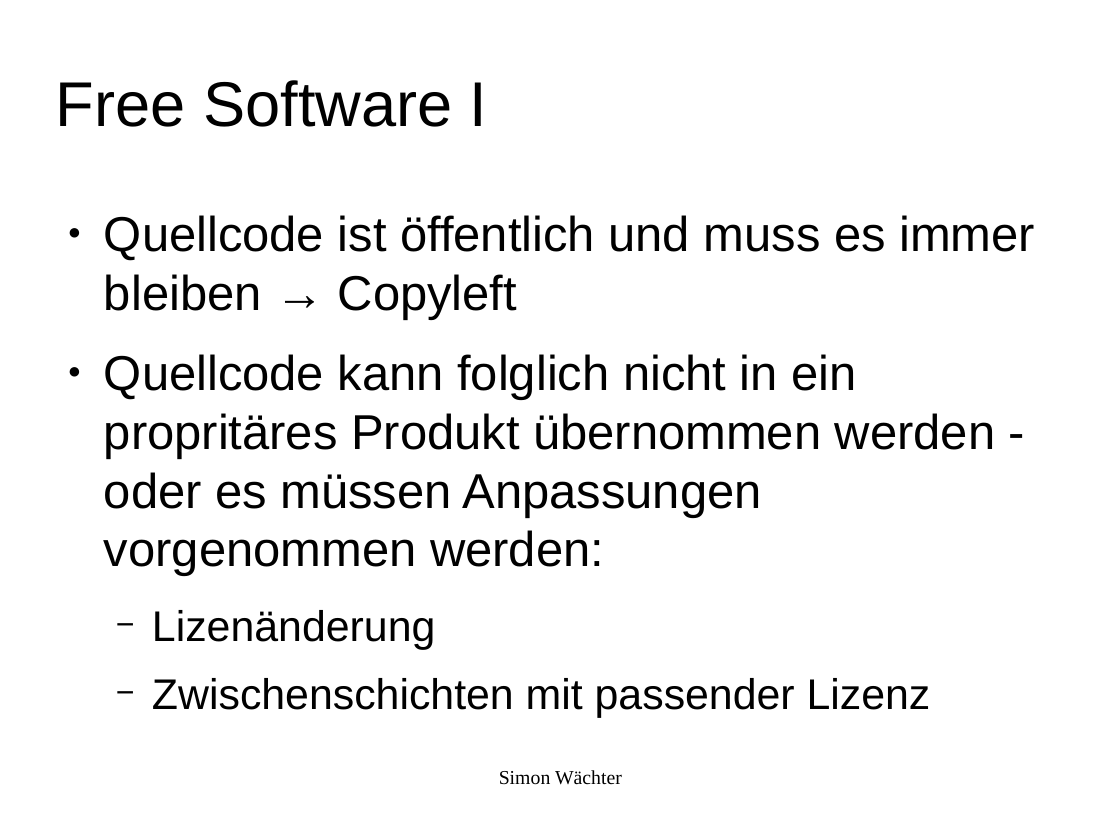
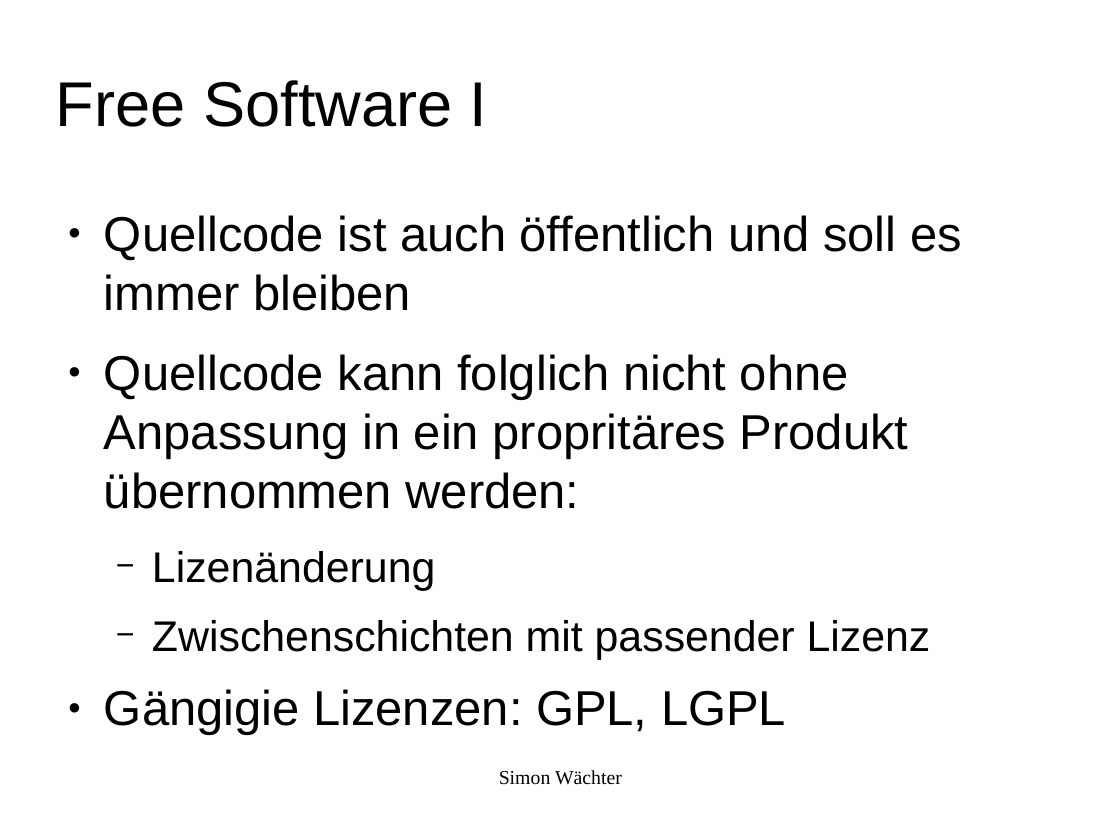
Before and after one commit to swaechter/presentations, a slide deck: slide 9 of 2014_05_10_Ubucon_2014/Freie_Software_Was_ist_das.odp. Drawn at 1120x840 pixels with LibreOffice and Linux fonts; fonts in the diff are those of the drawing; background and template pictures are left out. Boxes give left, top, right and bottom in pixels: in the first picture for what was removed or moved away, otherwise in the second. Text is boxed around its words. In the diff, an @@ line names an element or a change of style, - is before the commit and + after.

Commit message:
Finished presentation

```diff
--- a/2014_05_10_Ubucon_2014/Freie_Software_Was_ist_das.odp
+++ b/2014_05_10_Ubucon_2014/Freie_Software_Was_ist_das.odp
@@ text at [104, 215, 962, 509]: text changed @@
-● Quellcode ist öffentlich und muss es immer bleiben → Copyleft
-● Quellcode kann folglich nicht in ein propritäres Produkt übernommen werden - oder es müssen Anpassungen vorgenommen werden:
+● Quellcode ist auch öffentlich und soll es immer bleiben
+● Quellcode kann folglich nicht ohne Anpassung in ein propritäres Produkt übernommen werden:
@@ text at [104, 689, 786, 735]: paragraph added @@
+● Gängigie Lizenzen: GPL, LGPL
```
Also in this commit, not shown: 14 other slides changed, 5 slides added, 2 slides removed.
